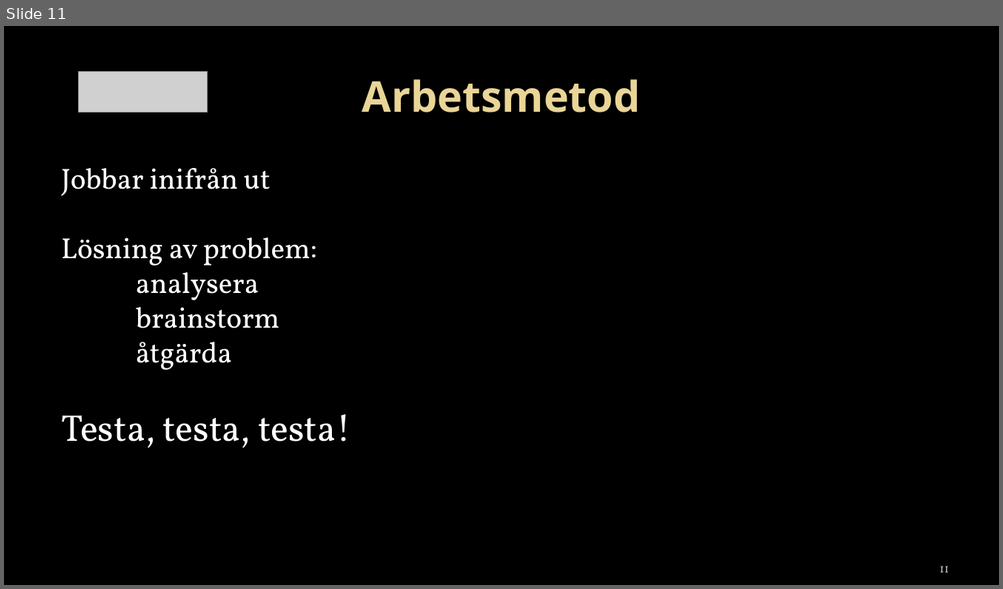
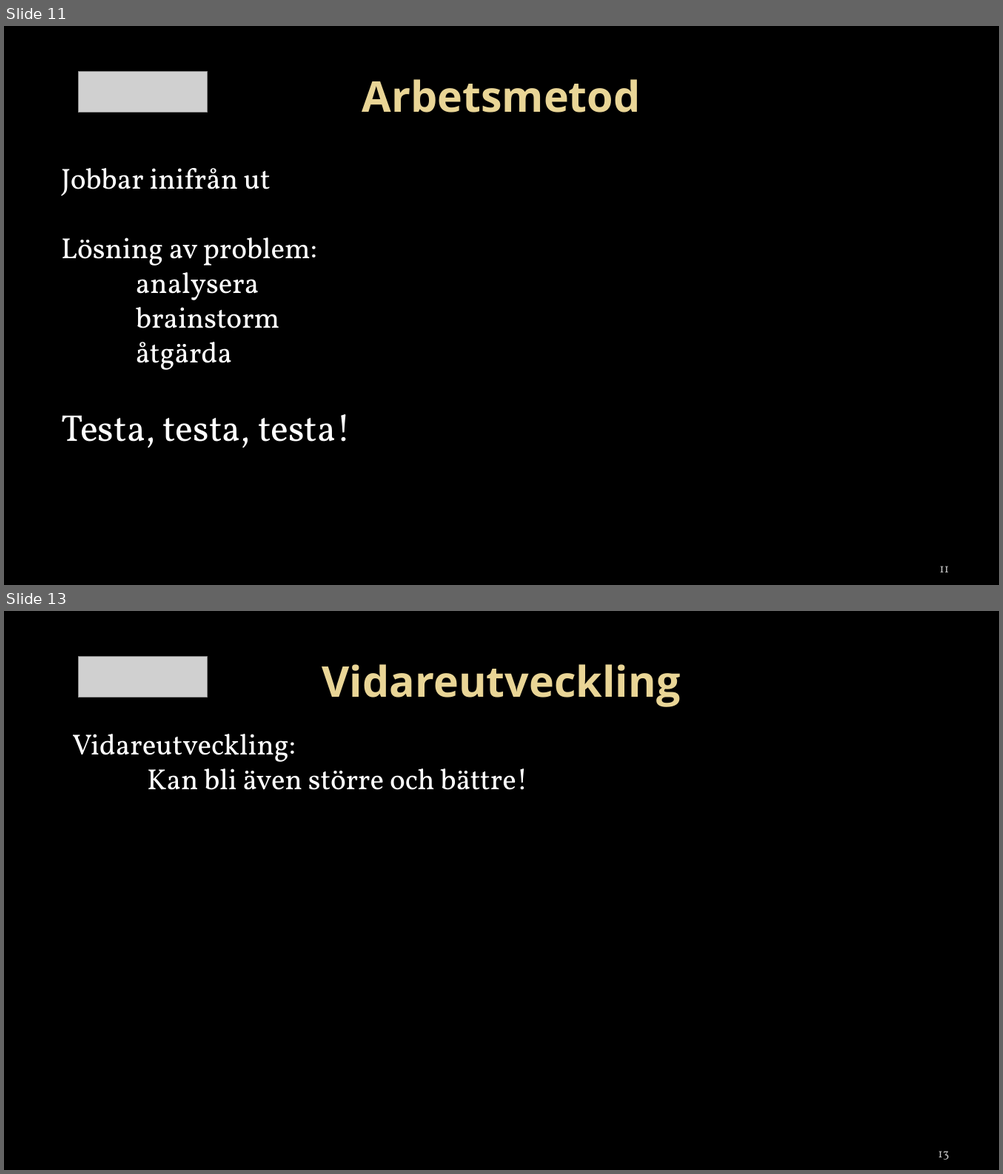
Before and after one commit to towni0/TSEA29---MrRobot, a slide deck: docs/TSEA29 - presentation v.01.pptx. Shown one above the other, each under a label of ours: slide 11 before the commit, slides 11 and 13 after it; the slides between them are not shown. The pictures are 1003x589 and 1003x1174 pixels, drawn with LibreOffice and Linux fonts; fonts in the diff are those of the drawing; grey boxes stand for pictures; background and template pictures are left out. Boxes give left, top, right and bottom in pixels: in the first picture for what was removed or moved away, otherwise in the second. Text is boxed around its words. In the diff, an @@ line names an element or a change of style, - is before the commit and + after.

```diff
--- a/docs/TSEA29 - presentation v.01.pptx
+++ b/docs/TSEA29 - presentation v.01.pptx
@@ slide 13 added at box(4, 611, 999, 1170), background picture (left out) @@
@@ picture added at box(78, 657, 207, 698) @@
@@ title added at box(322, 664, 680, 707), 41 pt, text gradient #EAD696 to #E7D081, bold @@
+Vidareutveckling
@@ text added at box(72, 734, 528, 790), 28 pt, text #FFFFFF @@
+Vidareutveckling:
+Kan bli även större och bättre!
@@ page number added at box(938, 1151, 949, 1160), 12 pt, text #BDBDBD @@
+13
```
Also in this commit, not shown: 2 slides changed, 2 other slides added.
